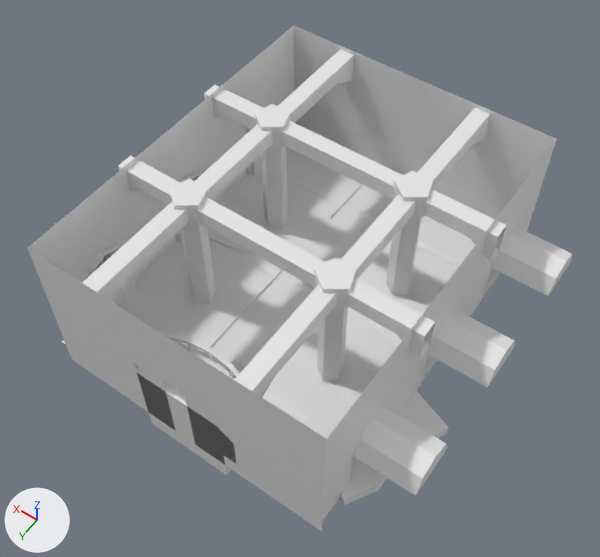
An edit to the Blender file Assets/Models/Iteration - Levels/Iteration 3/1 - Sewer.blend, drawn before and after from the same camera.
Rendered twice from a camera (50 mm lens) standing at (-7.14, 10.14, 16.29) and looking at (-0.11, 0.3, 0.82). Lighting does not change. The marker at lower left points along +X, +Y and +Z. The picture after the commit comes second.

The older version as bpy lines, for what is in view:
```python
me_cylinder_006 = bpy.data.meshes.new('Cylinder.006')
me_cylinder_006.from_pydata(...)  # 20 vertices, 17 faces; spans x -1.3..1.3, y -1.1..1.4, z -2.1..13.1
me_plane_001 = bpy.data.meshes.new('Plane.001')
me_plane_001.from_pydata([(-1.0, 0.0, -3.13), (6.24, 0.0, -3.13), (-1.0, 0.0, 1.0), (6.24, 0.0, 1.0)], [], [(0, 2, 3, 1)])
me_plane_002 = bpy.data.meshes.new('Plane.002')
me_plane_002.from_pydata(...)  # 12 vertices, 5 faces; spans x -1.0..6.24, y 0.0, z -3.13..1.0
me_plane_004 = bpy.data.meshes.new('Plane.004')
me_plane_004.from_pydata(...)  # 116 vertices, 56 faces; spans x -3.62..3.62, y -4.54..4.54, z -3.88..-0.29
ob_cylinder_001 = bpy.data.objects.new('Cylinder.001', me_cylinder_006)
ob_cylinder_001.location = (1.88, -1.41, 0.25)
ob_cylinder_001.scale = (0.315, 0.315, 0.254)
ob_plane_001 = bpy.data.objects.new('Plane.001', me_plane_004)
ob_plane_001.location = (-0.11, 0.04, 3.88)
ob_plane_006 = bpy.data.objects.new('Plane.006', me_plane_002)
ob_plane_006.location = (-2.73, 4.58, 2.58)
ob_plane_007 = bpy.data.objects.new('Plane.007', me_plane_001)
ob_plane_007.location = (-2.73, -4.49, 2.58)
# also in view: 'Cube.003' at (-0.12, 1.55, 3.07); 'Circle.036' at (-0.04, 0.04, -0.14); 'Cube.004' at (1.78, -1.15, -0.08); 'Circle.005' at (-4.33, 2.96, 0.95); 'Cube.005' at (-2.41, 1.92, -0.08)
```
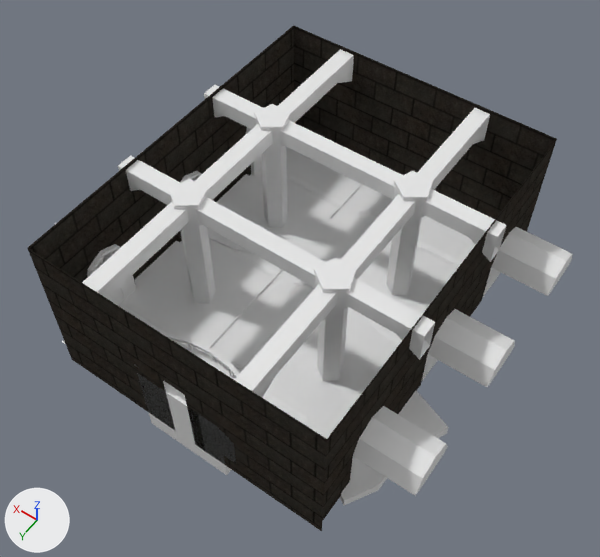
Location of each change, (x1, y1, x2, y2) in pixels of the pictures (600 x 557 px):
'Plane.001', recoloured
    both: (28, 25, 557, 521)
'Plane.006', recoloured (white to black)
    both: (28, 249, 327, 531)
'Plane.007', recoloured (white to black)
    both: (294, 26, 556, 219)

What the commit changed:
Picture 'Stone Brick.png' (img_stone_brick_png) is new.
Material 'Material' (mat_material) is new.
Its texture is img_stone_brick_png.
Its roughness is 0.0.
Its specular ior level is 0.0.
me_plane_001 has 4 vertices, 1 face and spans x -1.0..6.24, y 0.0, z -3.13..1.0.
me_plane_001 gains material mat_material (picture img_stone_brick_png).
me_plane_002 has 12 vertices, 5 faces and spans x -1.0..6.24, y 0.0, z -3.13..1.0.
me_plane_002 gains material mat_material (picture img_stone_brick_png).
me_plane_004 has 116 vertices, 56 faces and spans x -3.62..3.62, y -4.54..4.54, z -3.88..-0.29.
me_plane_004 gains material mat_material (picture img_stone_brick_png).
